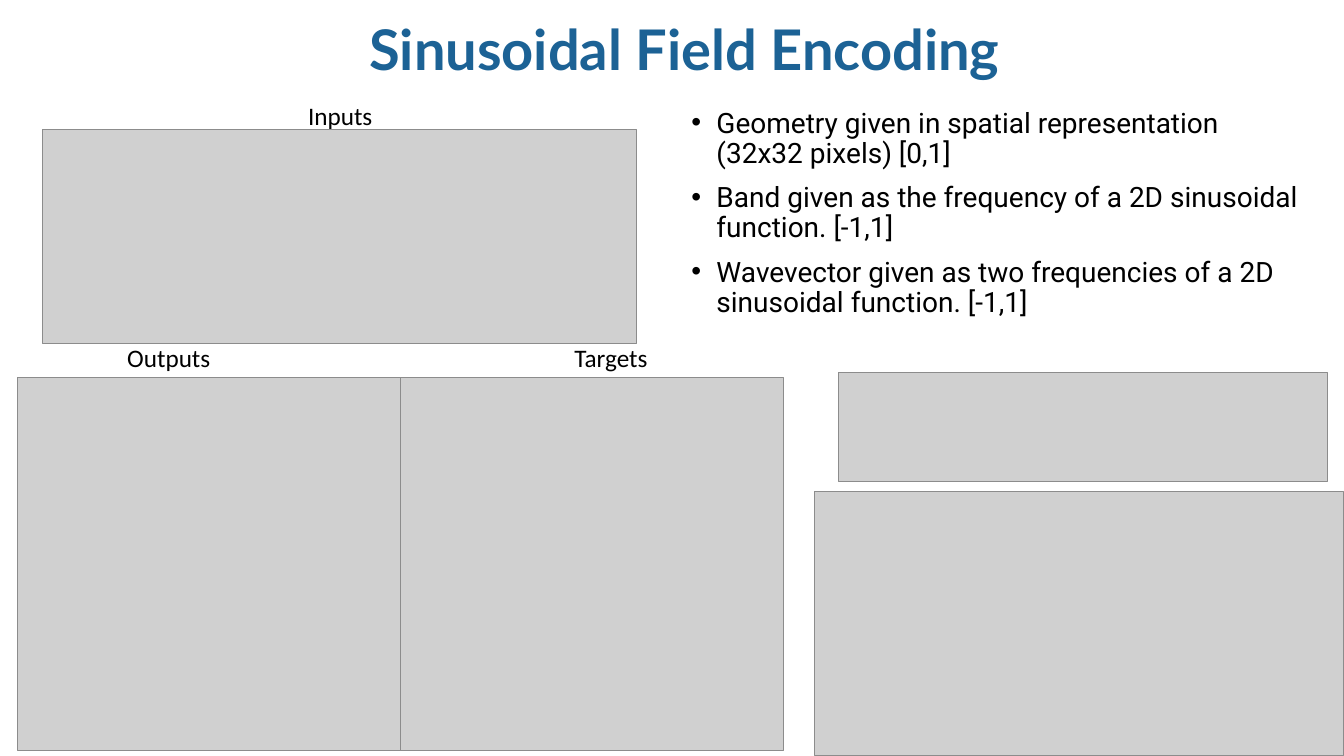
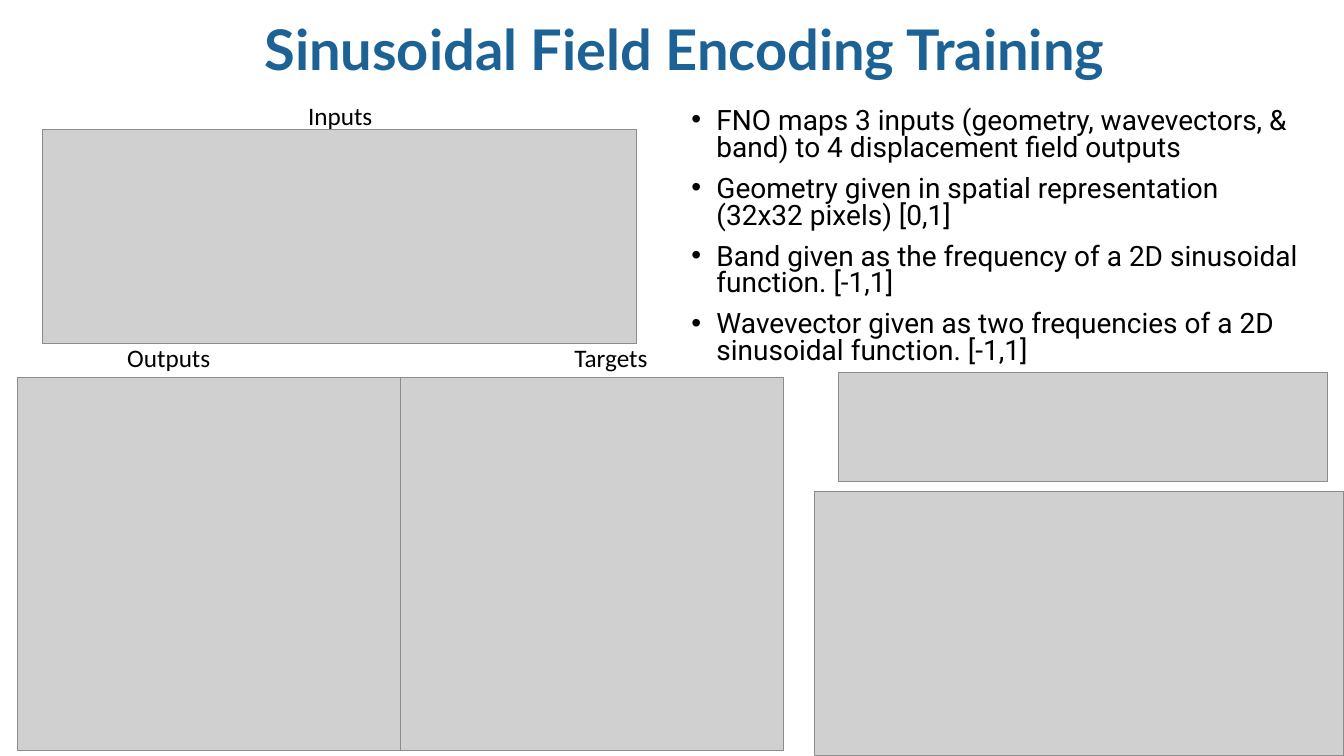
Before and after one commit to trutheresy/NO-2D-Metamaterials, a slide deck: slide 6 of NO_2D_metamaterials_talk.pptx. Drawn at 1344x756 pixels with LibreOffice and Linux fonts; fonts in the diff are those of the drawing; grey boxes stand for pictures; background and template pictures are left out. Boxes give left, top, right and bottom in pixels: in the first picture for what was removed or moved away, otherwise in the second. Text is boxed around its words. In the diff, an @@ line names an element or a change of style, - is before the commit and + after.

```diff
--- a/NO_2D_metamaterials_talk.pptx
+++ b/NO_2D_metamaterials_talk.pptx
@@ text at (x1=264, y1=28, x2=1104, y2=80): text changed @@
-Sinusoidal Field Encoding
+Sinusoidal Field Encoding Training
@@ text at (x1=716, y1=108, x2=1262, y2=163): paragraph added @@
+• FNO maps 3 inputs (geometry, wavevectors, & band) to 4 displacement field outputs
@@ text at (x1=716, y1=177, x2=1297, y2=365): line spacing 0.9 to 0.8 @@
```
Also in this commit, not shown: 9 other slides changed.
